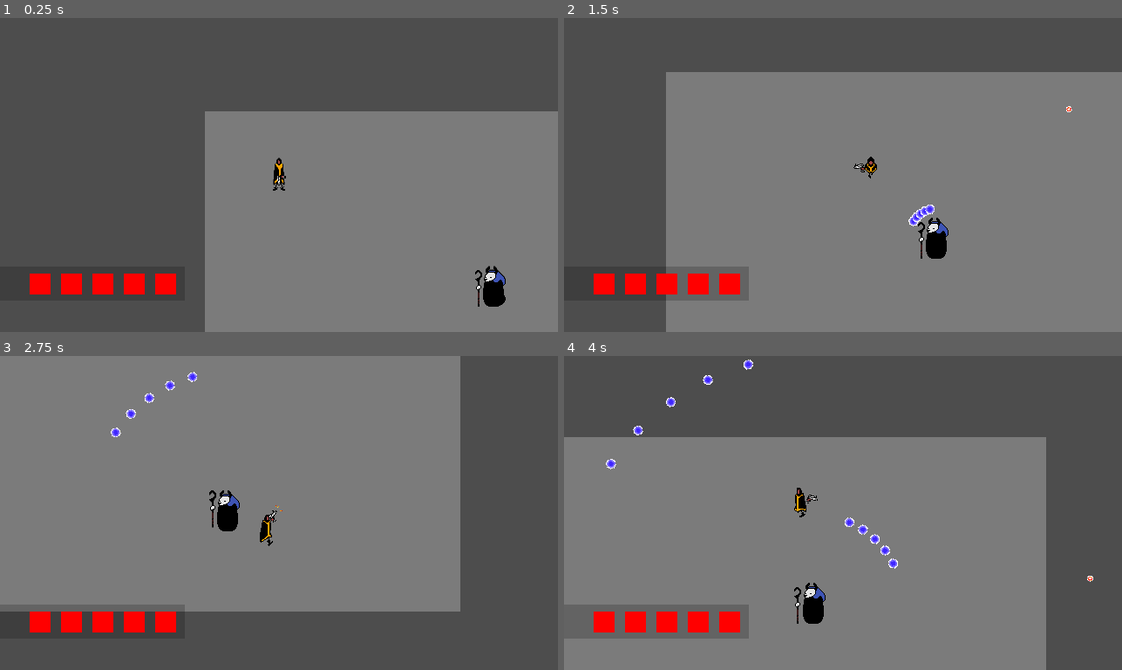
Above: before the commit, frames 1-4 (two rows, left to right).
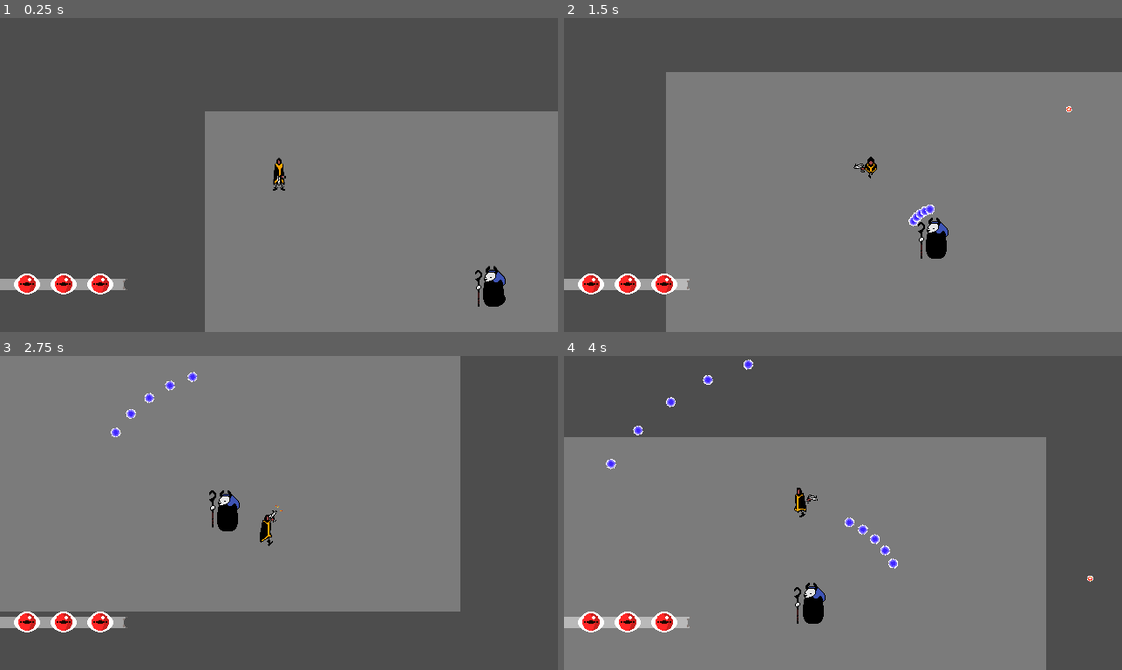
Above: after the commit, the same moments.

Repository: Lukko-Digital/WellesleyGameJam2024
Game: Godot game, scene res://src/main.tscn
The game is run twice, just before and just after one commit, with the same random seed, the same clock (stepped at 60 frames per second) and the same inputs.
Inputs (mouse positions are in pixels of both pictures, inside the frame that each line leads up to):
- Up to frame 1 (0.25 s): no input
- Up to frame 2 (1.5 s): move the mouse to (965, 159) at 0.52 s; press the mouse at (965, 159) at 0.53 s; hold D (right) 0.53-1.28 s; move the mouse to (731, 190) at 1.27 s; release the mouse at (731, 190) at 1.28 s; hold S (down) from 1.28 s (still down); tap Shift (roll) at 1.35 s
- Up to frame 3 (2.75 s): move the mouse to (334, 443) at 2.02 s; release S (down) at 2.03 s; press the mouse at (334, 443) at 2.03 s; hold D (right) from 2.03 s (still down)
- Up to frame 4 (4 s): move the mouse to (815, 575) at 2.77 s; release D (right) at 2.78 s; release the mouse at (815, 575) at 2.78 s; hold W (up) 2.78-3.53 s; tap Shift (roll) at 2.85 s; move the mouse to (1010, 560) at 3.52 s; press the mouse at (1010, 560) at 3.53 s; hold A (left) from 3.53 s (still down)

The runs differ from the first frame. In frame 1, 1.7% of the frame differs, in the area x 0-32%, y 81-89%; in frame 2, 1.7%; in frame 3, 1.7%; in frame 4, 1.7%.

Commit message:
new hearts

Diff:
--- /dev/null
+++ b/src/display/heart.gd
@@ -0,0 +1,5 @@
+extends Control
+
+func empty():
+	$full.hide()
+	$empty.show()
--- a/src/display/heart.tscn
+++ b/src/display/heart.tscn
@@ -1,7 +1,25 @@
-[gd_scene format=3 uid="uid://bno8be3nrywfa"]
+[gd_scene load_steps=4 format=3 uid="uid://bno8be3nrywfa"]
 
-[node name="heart" type="ColorRect"]
-custom_minimum_size = Vector2(24, 24)
-offset_right = 24.0
+[ext_resource type="Texture2D" uid="uid://hjm1ehi2ymdx" path="res://assets/png/health_full.png" id="1_nu0bs"]
+[ext_resource type="Script" path="res://src/display/heart.gd" id="1_t8lh0"]
+[ext_resource type="Texture2D" uid="uid://dx2oaxbsm7mp" path="res://assets/png/health_empty.png" id="2_muye3"]
+
+[node name="heart" type="Control"]
+custom_minimum_size = Vector2(30, 24)
+layout_mode = 3
+anchors_preset = 0
+script = ExtResource("1_t8lh0")
+
+[node name="full" type="TextureRect" parent="."]
+offset_right = 30.0
 offset_bottom = 24.0
-color = Color(1, 0, 0, 1)
+texture = ExtResource("1_nu0bs")
+stretch_mode = 2
+
+[node name="empty" type="TextureRect" parent="."]
+visible = false
+layout_mode = 0
+offset_right = 30.0
+offset_bottom = 24.0
+texture = ExtResource("2_muye3")
+stretch_mode = 2
--- a/src/display/ui.tscn
+++ b/src/display/ui.tscn
@@ -1,44 +1,40 @@
-[gd_scene load_steps=2 format=3 uid="uid://hhfchlxg4hc6"]
+[gd_scene load_steps=3 format=3 uid="uid://hhfchlxg4hc6"]
 
 [ext_resource type="PackedScene" uid="uid://bno8be3nrywfa" path="res://src/display/heart.tscn" id="1_0joe3"]
+[ext_resource type="Texture2D" uid="uid://dx0qvm2qa60ej" path="res://assets/png/health_backer.png" id="1_pu10u"]
 
 [node name="ui" type="CanvasLayer"]
 
-[node name="ColorRect" type="ColorRect" parent="."]
-offset_left = -49.0
-offset_top = 285.0
-offset_right = 212.0
-offset_bottom = 324.0
-color = Color(0, 0, 0, 0.196078)
+[node name="TextureRect" type="TextureRect" parent="."]
+offset_left = -22.0
+offset_top = 299.0
+offset_right = 146.0
+offset_bottom = 312.0
+texture = ExtResource("1_pu10u")
+stretch_mode = 2
 
-[node name="HBoxContainer" type="HBoxContainer" parent="ColorRect"]
+[node name="HBoxContainer" type="HBoxContainer" parent="TextureRect"]
 layout_mode = 1
 anchors_preset = 6
 anchor_left = 1.0
 anchor_top = 0.5
 anchor_right = 1.0
 anchor_bottom = 0.5
-offset_left = -178.0
-offset_top = -12.0
-offset_right = -10.0
-offset_bottom = 12.0
+offset_left = -130.0
+offset_top = -12.5
+offset_right = 68.0
+offset_bottom = 11.5
 grow_horizontal = 0
 grow_vertical = 2
 theme_override_constants/separation = 12
 
-[node name="heart" parent="ColorRect/HBoxContainer" instance=ExtResource("1_0joe3")]
+[node name="heart" parent="TextureRect/HBoxContainer" instance=ExtResource("1_0joe3")]
 layout_mode = 2
 
-[node name="heart2" parent="ColorRect/HBoxContainer" instance=ExtResource("1_0joe3")]
+[node name="heart2" parent="TextureRect/HBoxContainer" instance=ExtResource("1_0joe3")]
 layout_mode = 2
 
-[node name="heart3" parent="ColorRect/HBoxContainer" instance=ExtResource("1_0joe3")]
-layout_mode = 2
-
-[node name="heart4" parent="ColorRect/HBoxContainer" instance=ExtResource("1_0joe3")]
-layout_mode = 2
-
-[node name="heart5" parent="ColorRect/HBoxContainer" instance=ExtResource("1_0joe3")]
+[node name="heart3" parent="TextureRect/HBoxContainer" instance=ExtResource("1_0joe3")]
 layout_mode = 2
 
 [node name="ScreenColor" type="ColorRect" parent="."]
--- a/src/player/player.gd
+++ b/src/player/player.gd
@@ -1,7 +1,7 @@
 extends CharacterBody2D
 
 
-const MAX_HEALTH = 5
+const MAX_HEALTH = 3
 const SPEED = 200.0
 const BULLET = {
 	SPEED = 600,
@@ -25,9 +25,10 @@
 
 func _set_health(new_health):
 	health = clamp(new_health, 0, MAX_HEALTH)
-	var hbox = $ui/ColorRect/HBoxContainer
+	var hbox = $ui/TextureRect/HBoxContainer
 	for i in hbox.get_child_count():
-		hbox.get_child(i).visible = health > i
+		if health <= i:
+			hbox.get_child(i).empty()
 
 
 ## --- CORE FUNCTIONS ---
